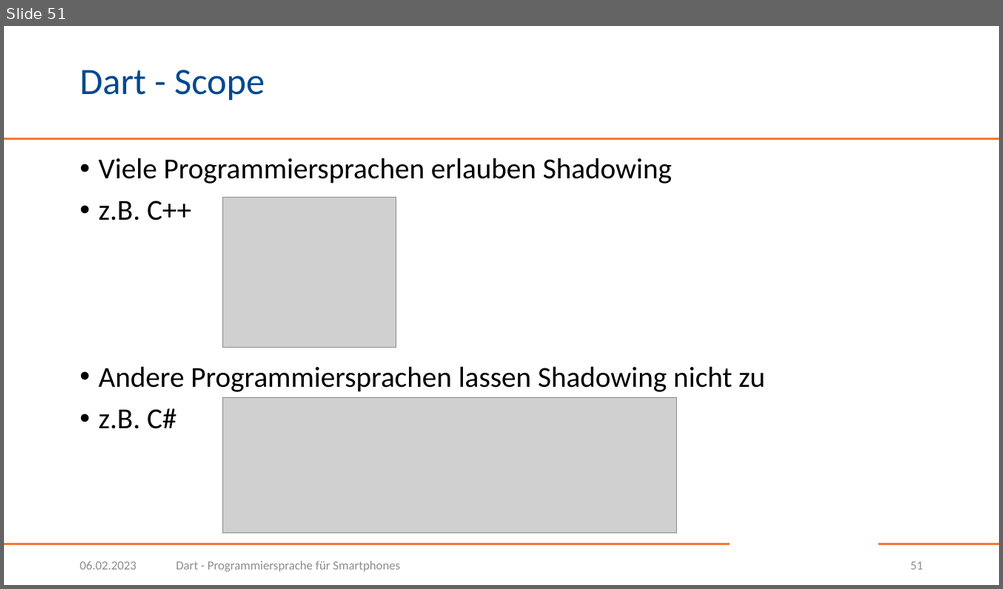
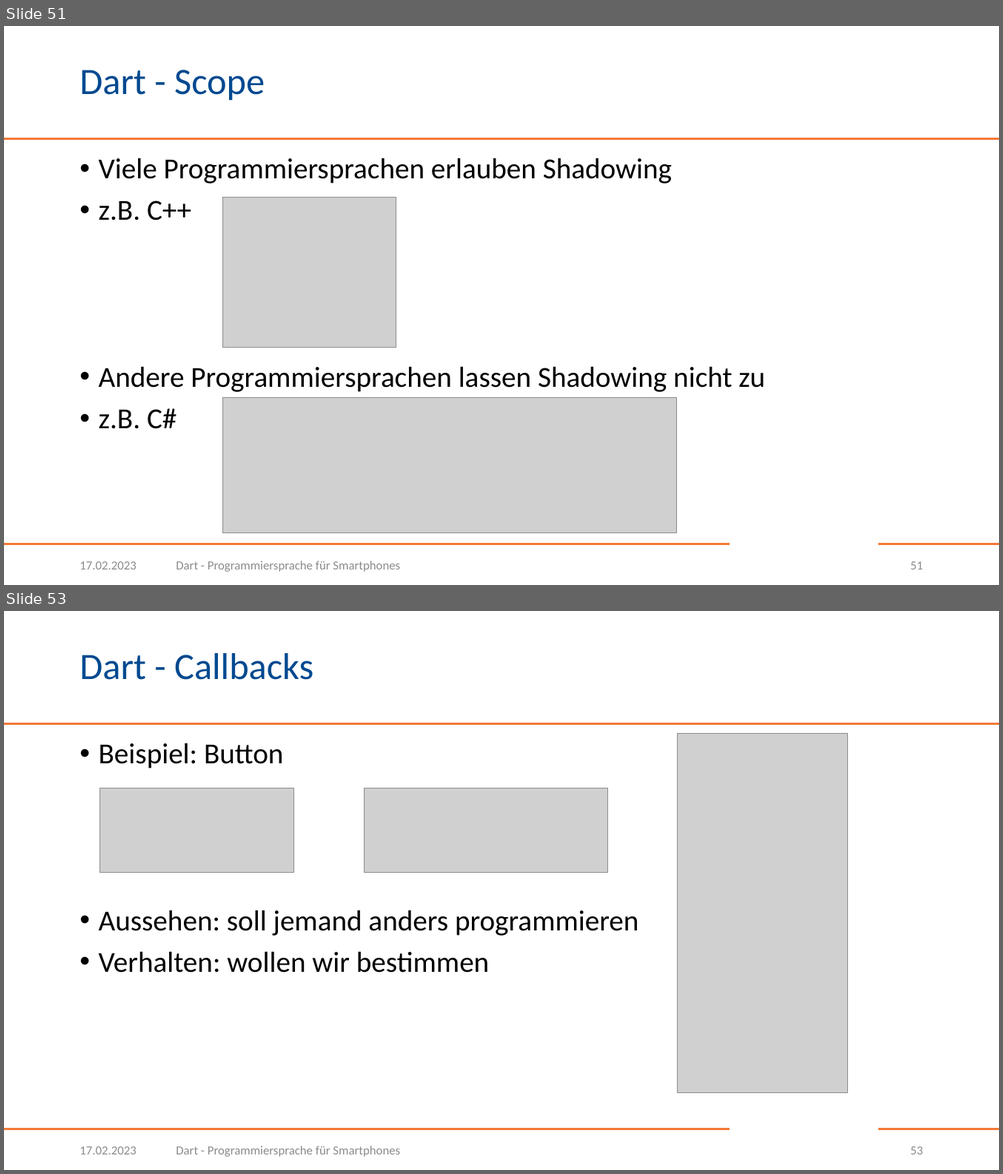
Before and after one commit to BogyMitutoyoCTL/DecisionMakingApp, a slide deck: presentations/Dart.pptx. Shown one above the other, each under a label of ours: slide 51 before the commit, slides 51 and 53 after it; the slides between them are not shown. The pictures are 1003x589 and 1003x1174 pixels, drawn with LibreOffice and Linux fonts; fonts in the diff are those of the drawing; grey boxes stand for pictures; background and template pictures are left out. Boxes give left, top, right and bottom in pixels: in the first picture for what was removed or moved away, otherwise in the second. Text is boxed around its words. In the diff, an @@ line names an element or a change of style, - is before the commit and + after.

Commit message:
Add callbacks

```diff
--- a/presentations/Dart.pptx
+++ b/presentations/Dart.pptx
@@ slide 53 added at (4,611,999,1170), background #FFFFFF; not listed: 3 template elements that a slide beside it also shows @@
@@ title added at (79,653,313,680), 36 pt, text #004990 @@
+Dart - Callbacks
@@ text added at (99,743,638,973), 28 pt, text #000000 @@
+• Beispiel: Button
+• Aussehen: soll jemand anders programmieren
+• Verhalten: wollen wir bestimmen
@@ picture added at (677,733,847,1093) @@
@@ picture added at (99,788,293,873) @@
@@ picture added at (364,788,608,873) @@
@@ text added at (79,1147,136,1155), 12 pt, text #8C8C8C @@
+17.02.2023
@@ text added at (176,1146,400,1157), 12 pt, text #8C8C8C @@
+Dart - Programmiersprache für Smartphones
@@ page number added at (910,1147,922,1155), 12 pt, text #8C8C8C @@
+53
@@ slide 51 changed as well @@
@@ text at (79,562,136,570): text changed @@
-06.02.2023
+17.02.2023
```
Also in this commit, not shown: 50 other slides changed, 6 other slides added.
